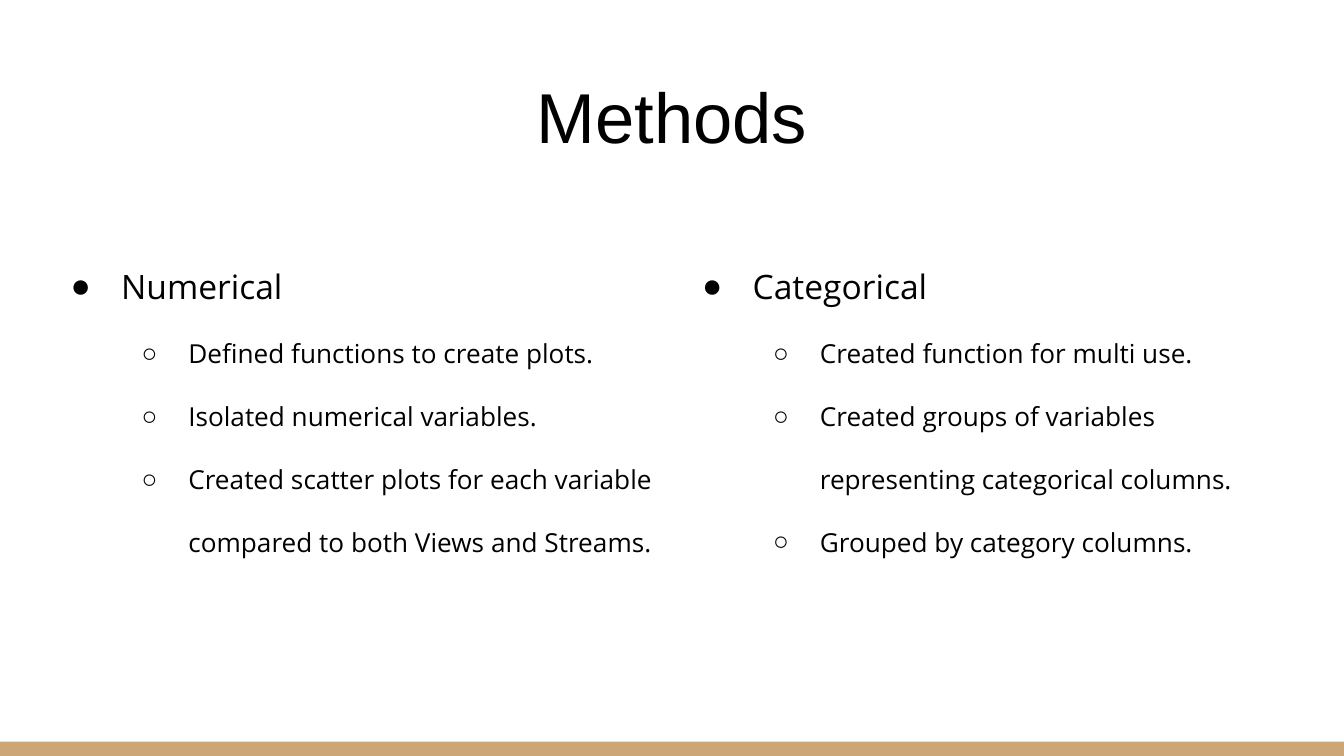
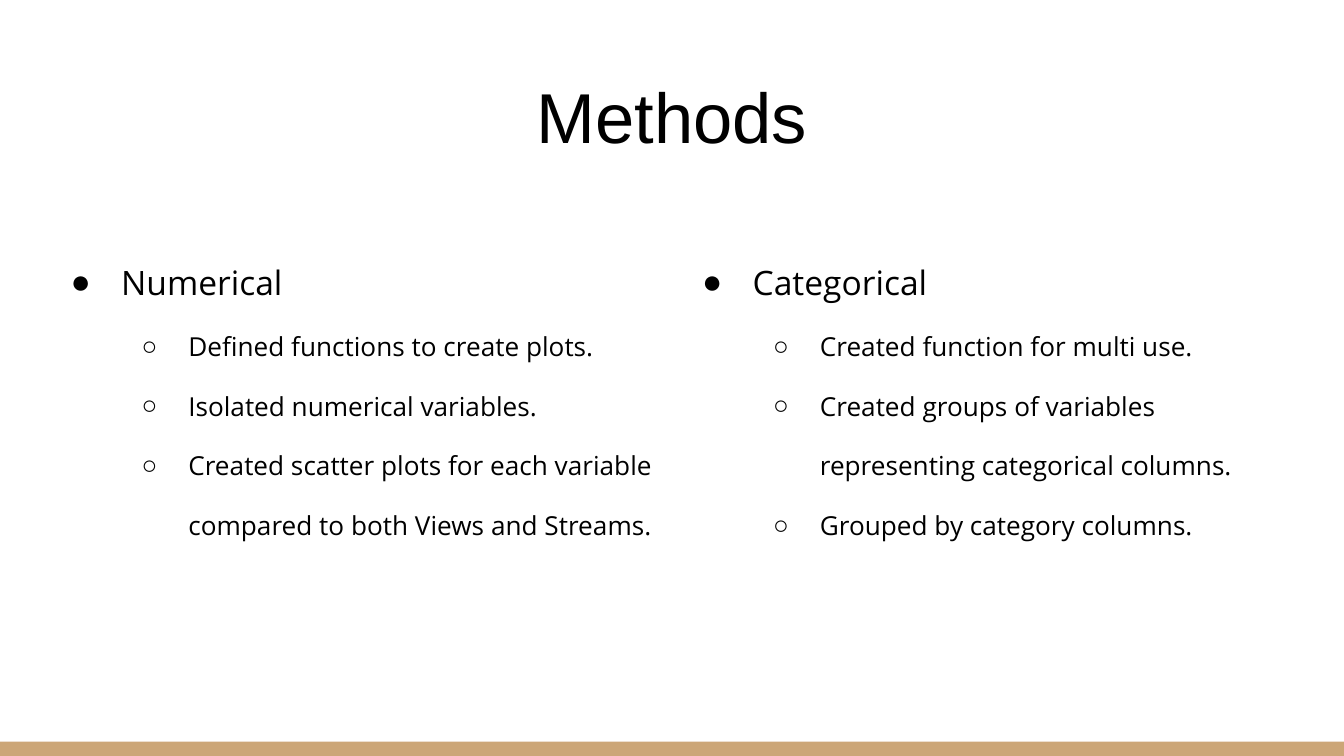
Before and after one commit to Nicholas-Simpson/Project1, a slide deck: slide 3 of Group 3 Presentation.pptx. Drawn at 1344x756 pixels with LibreOffice and Linux fonts; fonts in the diff are those of the drawing. Boxes give left, top, right and bottom in pixels: in the first picture for what was removed or moved away, otherwise in the second. Text is boxed around its words. In the diff, an @@ line names an element or a change of style, - is before the commit and + after.

```diff
--- a/Group 3 Presentation.pptx
+++ b/Group 3 Presentation.pptx
@@ text "Numerical" at (121, 269, 652, 542): line spacing 1.15 to 1.05; line spacing 2 to 1.9 @@
@@ text "Categorical" at (753, 269, 1232, 542): line spacing 1.15 to 1.05; line spacing 2 to 1.9 @@
```
Also in this commit, not shown: 6 other slides changed.
